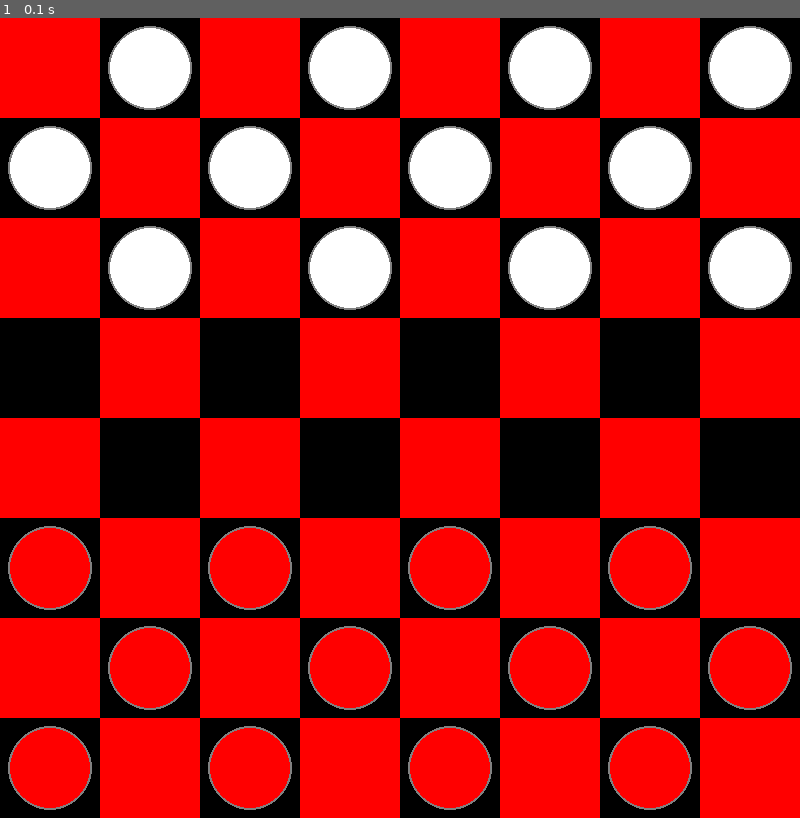
Above: before the commit, frame 1.
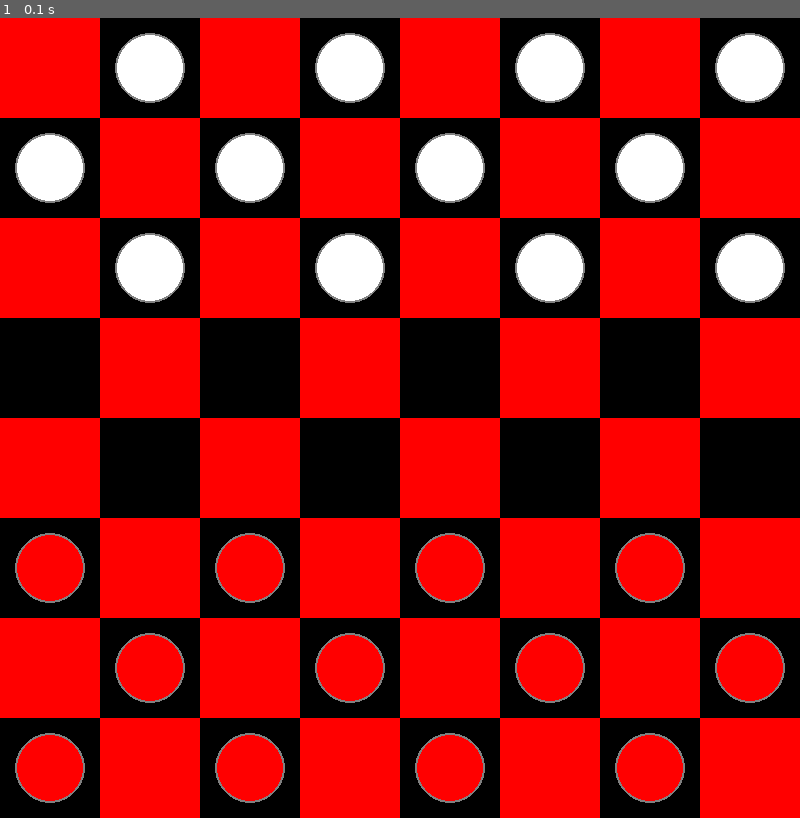
Above: after the commit, the same moment.

Repository: AmirmasoudCS/Pygame-Course
Game: pygame game, started from project_05/main.py
Two runs of this game, one before a commit and one after it. Both use one fixed random seed, a clock stepped at 60 frames per second and the inputs below.
Inputs:
- Up to frame 1 (0.1 s): no input

The runs differ from the first frame. In frame 1, 7.9% of the frame differs, in the area x 1-99%, y 1-99%.

Commit message:
Changing our padding to decrease the size of our pieces

Diff:
--- a/project_05/checkers/piece.py
+++ b/project_05/checkers/piece.py
@@ -3,7 +3,7 @@
 
 class Piece:
 
-    PADDING = 10
+    PADDING = 17
     OUTLINE = 2
 
     def __init__(self, row, col, color):
